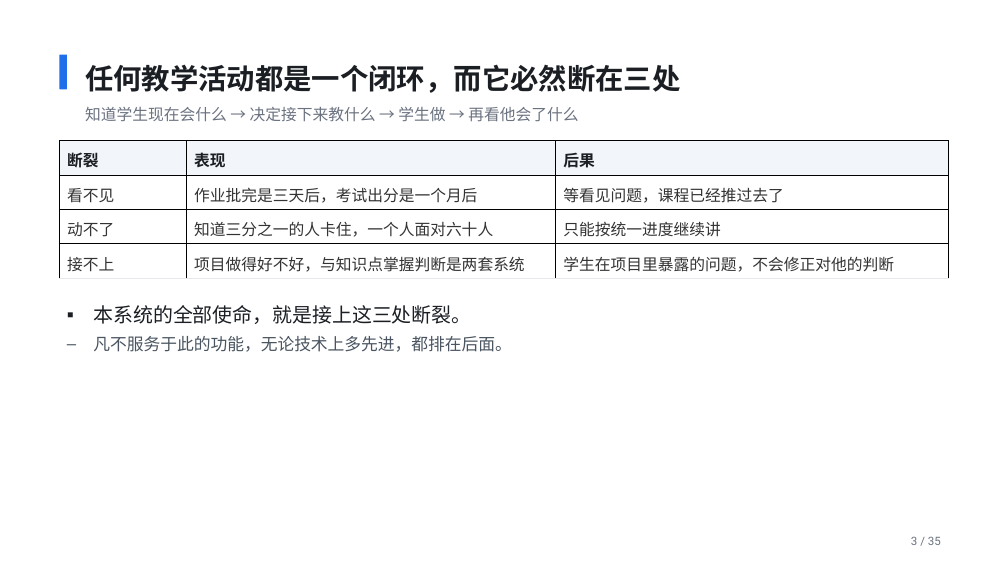
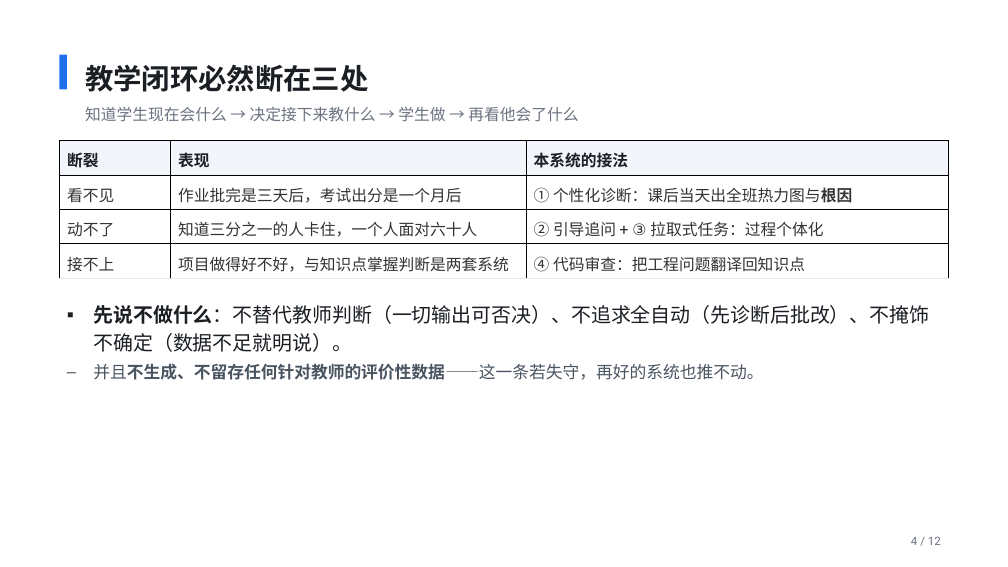
Before and after one commit to codesoldier99/AI_EDU, a slide deck: slide 4 of docs/slides/院长实验班AI教学系统_汇报.pptx (slide 3 before the commit). Drawn at 1008x567 pixels with LibreOffice and Linux fonts; fonts in the diff are those of the drawing. Boxes give left, top, right and bottom in pixels: in the first picture for what was removed or moved away, otherwise in the second. Text is boxed around its words. In the diff, an @@ line names an element or a change of style, - is before the commit and + after.

```diff
--- a/docs/slides/院长实验班AI教学系统_汇报.pptx
+++ b/docs/slides/院长实验班AI教学系统_汇报.pptx
@@ text at [85, 64, 369, 92]: text changed @@
-任何教学活动都是一个闭环，而它必然断在三处
+教学闭环必然断在三处
@@ table at [60, 141, 949, 276] @@
-row 1, column 3: 后果
+row 1, column 3: 本系统的接法
-row 2, column 3: 等看见问题，课程已经推过去了
+row 2, column 3: ① 个性化诊断：课后当天出全班热力图与根因
-row 3, column 3: 只能按统一进度继续讲
+row 3, column 3: ② 引导追问 + ③ 拉取式任务：过程个体化
-row 4, column 3: 学生在项目里暴露的问题，不会修正对他的判断
+row 4, column 3: ④ 代码审查：把工程问题翻译回知识点
@@ text at [93, 305, 929, 380]: text changed; size 16 to 19 pt; text colour #4A5561 to #1B1F24 @@
-▪ 本系统的全部使命，就是接上这三处断裂。
-  – 凡不服务于此的功能，无论技术上多先进，都排在后面。
+▪ 先说不做什么：不替代教师判断（一切输出可否决）、不追求全自动（先诊断后批改）、不掩饰不确定（数据不足就明说）。
+  – 并且不生成、不留存任何针对教师的评价性数据——这一条若失守，再好的系统也推不动。
@@ text at [911, 536, 941, 545]: text changed @@
-3 / 35
+4 / 12
```
Also in this commit, not shown: 10 other slides changed, 1 slide added, 24 slides removed, 8 other files.
